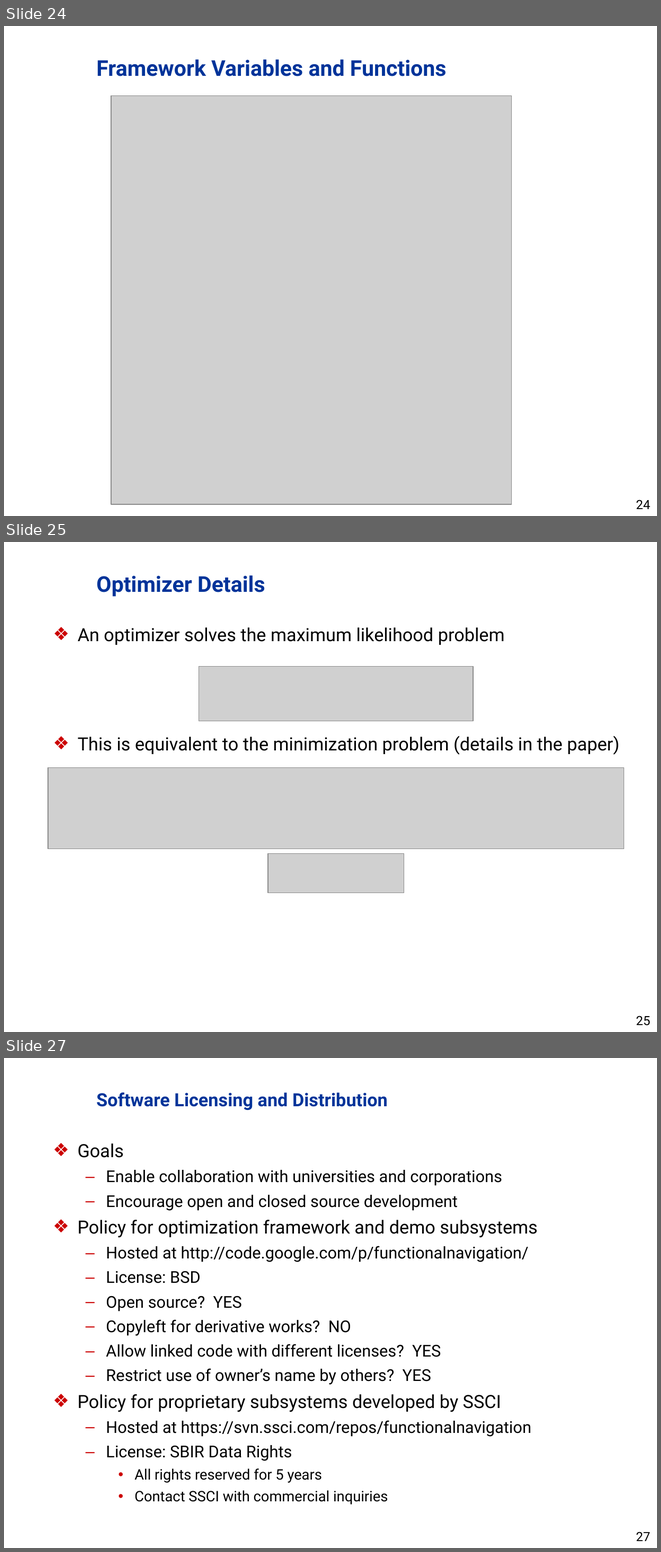
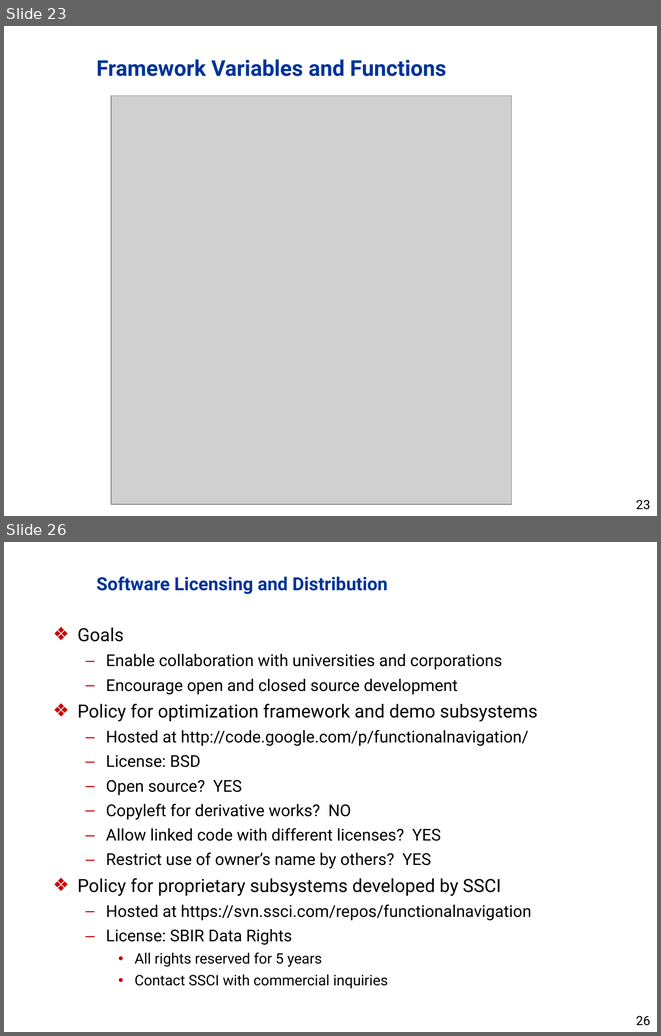
Before and after one commit to dddvision/functionalnavigation, a slide deck: docs/JNC2011/presentation.pptx. Shown one above the other, each under a label of ours: slides 24, 25 and 27 before the commit, slides 23 and 26 after it; the slides between them are not shown. The pictures are 661x1552 and 661x1036 pixels, drawn with LibreOffice and Linux fonts; fonts in the diff are those of the drawing; grey boxes stand for pictures; background and template pictures are left out. Boxes give left, top, right and bottom in pixels: in the first picture for what was removed or moved away, otherwise in the second. Text is boxed around its words. In the diff, an @@ line names an element or a change of style, - is before the commit and + after.

```diff
--- a/docs/JNC2011/presentation.pptx
+++ b/docs/JNC2011/presentation.pptx
@@ slide 25 removed at (4,542,657,1032), background #FFFFFF @@
@@ title removed at (96,575,265,597) @@
-Optimizer Details
@@ text removed at (78,627,619,755) @@
-❖ An optimizer solves the maximum likelihood problem
-❖ This is equivalent to the minimization problem (details in the paper)
@@ picture removed at (199,666,473,721) @@
@@ picture removed at (48,768,624,849) @@
@@ picture removed at (268,854,404,893) @@
@@ page number removed at (636,1015,650,1025) @@
-25
@@ what was slide 24 is now slide 23 @@
@@ page number at (636,499,650,509): text changed @@
-24
+23
@@ what was slide 27 is now slide 26 @@
@@ page number at (636,1015,650,1025): text changed @@
-27
+26
```
Also in this commit, not shown: 14 slides changed, 2 slides added, 3 other slides removed.
